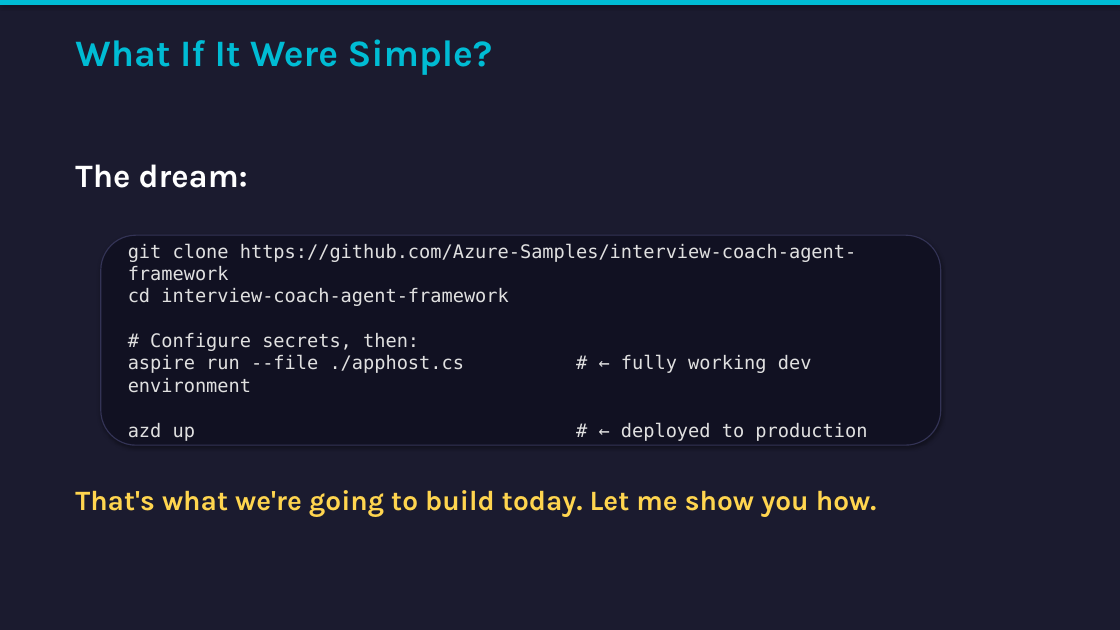
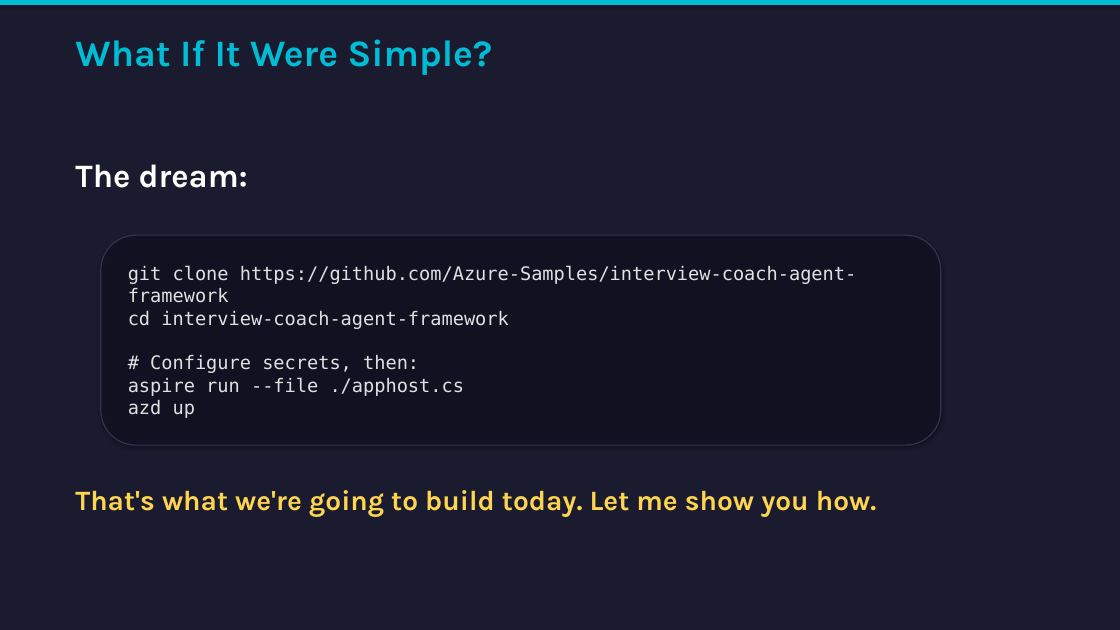
Before and after one commit to Azure-Samples/interview-coach-agent-framework, a slide deck: slide 6 of docs/presentation.pptx (slide 5 before the commit). Drawn at 1120x630 pixels with LibreOffice and Linux fonts; fonts in the diff are those of the drawing. Boxes give left, top, right and bottom in pixels: in the first picture for what was removed or moved away, otherwise in the second. Text is boxed around its words. In the diff, an @@ line names an element or a change of style, - is before the commit and + after.

```diff
--- a/docs/presentation.pptx
+++ b/docs/presentation.pptx
@@ text in rounded rectangle at (128,377,465,418): text changed @@
-aspire run --file ./apphost.cs # ← fully working dev environment
-azd up # ← deployed to production
+aspire run --file ./apphost.cs
+azd up
```
Also in this commit, not shown: 8 other slides changed, 1 slide added.
